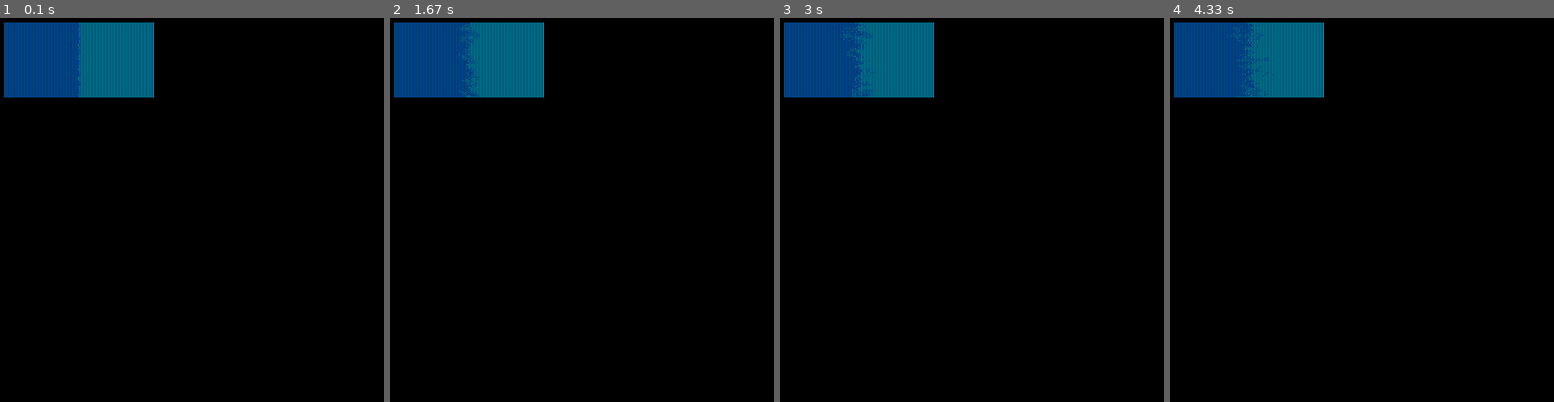
Above: before the commit, frames 1-4 (left to right).
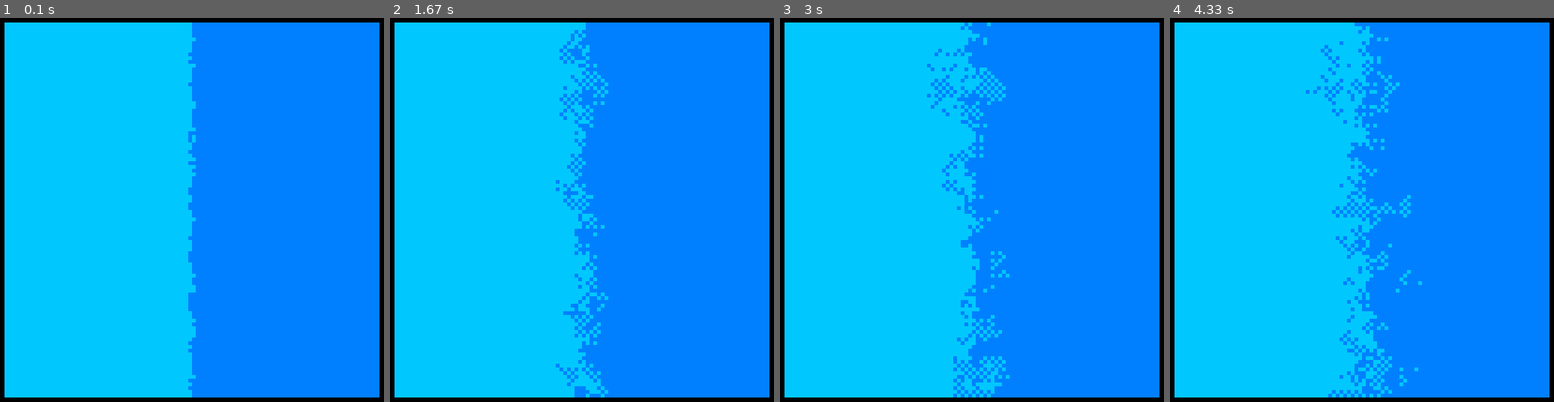
Above: after the commit, the same moments.

Repository: PratikshaJain37/Pixels-Fighting-pygame
Game: pygame game, started from main.py
The game is run twice, just before and just after one commit, with the same random seed, the same clock (stepped at 60 frames per second) and the same inputs.
Inputs:
- Up to frame 1 (0.1 s): no input
- Up to frame 2 (1.67 s): no input
- Up to frame 3 (3 s): no input
- Up to frame 4 (4.33 s): no input

The runs differ from the first frame. In frame 1, 93% of the frame differs, in the area x 1-99%, y 1-99%; in frame 2, 93%; in frame 3, 93%; in frame 4, 94%.

Commit message:
v1.3: Less CPU Drainage!- even with INT = 100, Boxes are now surfaces

Diff:
--- a/main.py
+++ b/main.py
@@ -9,6 +9,7 @@
 from helpers import *
 import random
 import numpy as np
+import time
 
 # ---------------------#
 
@@ -21,18 +22,20 @@
 clock = pygame.time.Clock()
 
 # Defining Colors
-DARK_BLUE = (0,128,255)
-BLUE = (0,200,255)
+COLOR_ALIVE = (0,128,255)
+COLOR_DEAD = (0,200,255)
 
 # Initialize number of rows/columns
 INT = 100
 INT_SQ = INT*INT
 
+# Initialize size of arrays
+SIZE = 5
+
 # Initialize Status Array - Making an array with half dead and half alive
 zero = np.zeros((INT,INT//2), dtype=int)
 one = np.ones((INT,INT//2), dtype=int)
 current_status_array = np.concatenate((zero,one), axis=1)
-
 
 # ---------------------#
 
@@ -41,25 +44,29 @@
 
     # Status can be dead (0) or alive(1);
     def __init__(self, x, y, alive):
-        self.alive = alive
         self.x = x
         self.y = y
+        self.alive = alive
+        self.surf = pygame.Surface((SIZE,SIZE))
+        self.rect = (30 + SIZE*self.y, 30 + SIZE*self.x)
 
-    # Function to draw python rect; color depends on alive status
-    def draw(self):
+    # Function to fill surface with color
+    def assign_color(self):
         if self.alive == 0:
-            pygame.draw.rect(screen, DARK_BLUE, Rect(30 + 2*self.y, 30 + 1*self.x, 1,1))
+            self.surf.fill(COLOR_DEAD)
         else:
-            pygame.draw.rect(screen, BLUE, Rect(30 + 2*self.y, 30 + 1*self.x, 1,1))
+            self.surf.fill(COLOR_ALIVE)
+        screen.blit(self.surf,self.rect)
 
-    # Function to update python rect; as per current_status_array
+    # Function to update surface; as per current_status_array
     def update(self):
         self.alive = current_status_array[self.x][self.y]
-        self.draw()
+        self.assign_color()
+
 
 # ---------------------#
 
-# Creating 64 instances of box class, and appending them to a list for accessibility
+# Creating 'INT_SQ' instances of box class, and appending them to a list for accessibility
 
 boxes = []
 
@@ -93,6 +100,6 @@
     pygame.display.update()
 
     # For FPS of display
-    clock.tick(10)
+    time.sleep(0.1)
 
 # ---------------------#
Not shown, changed: .gitignore
